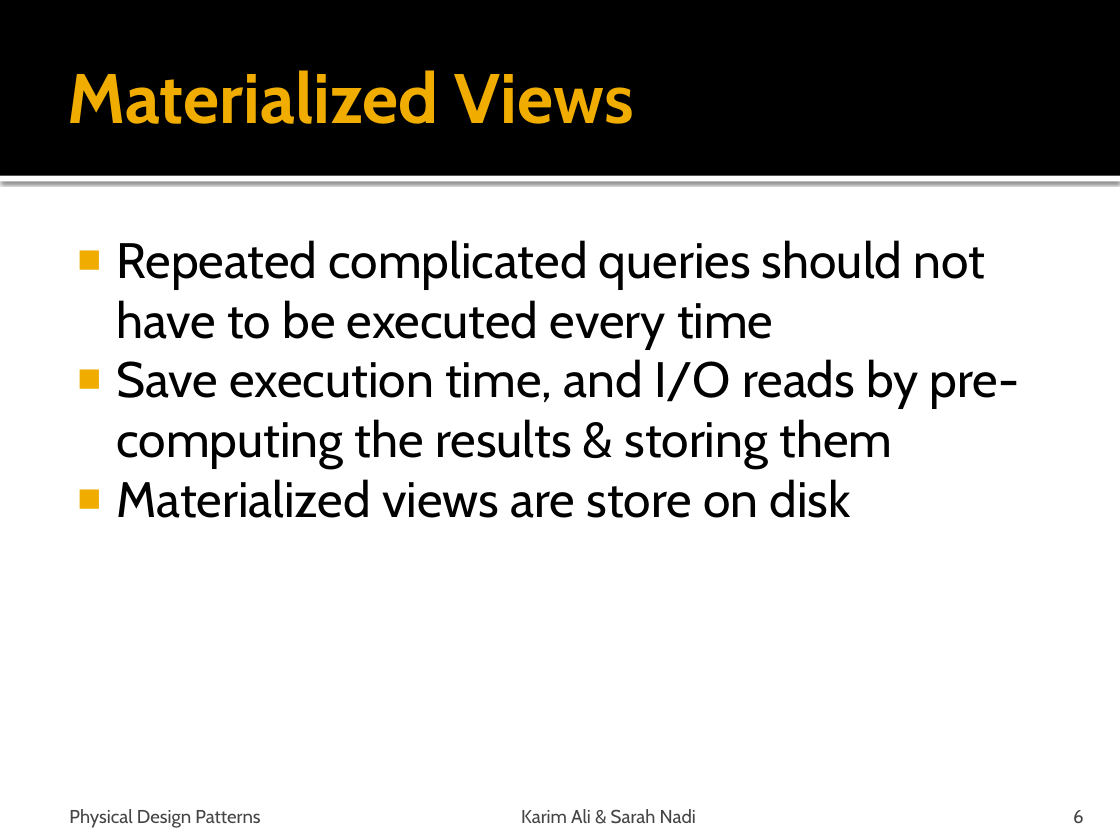
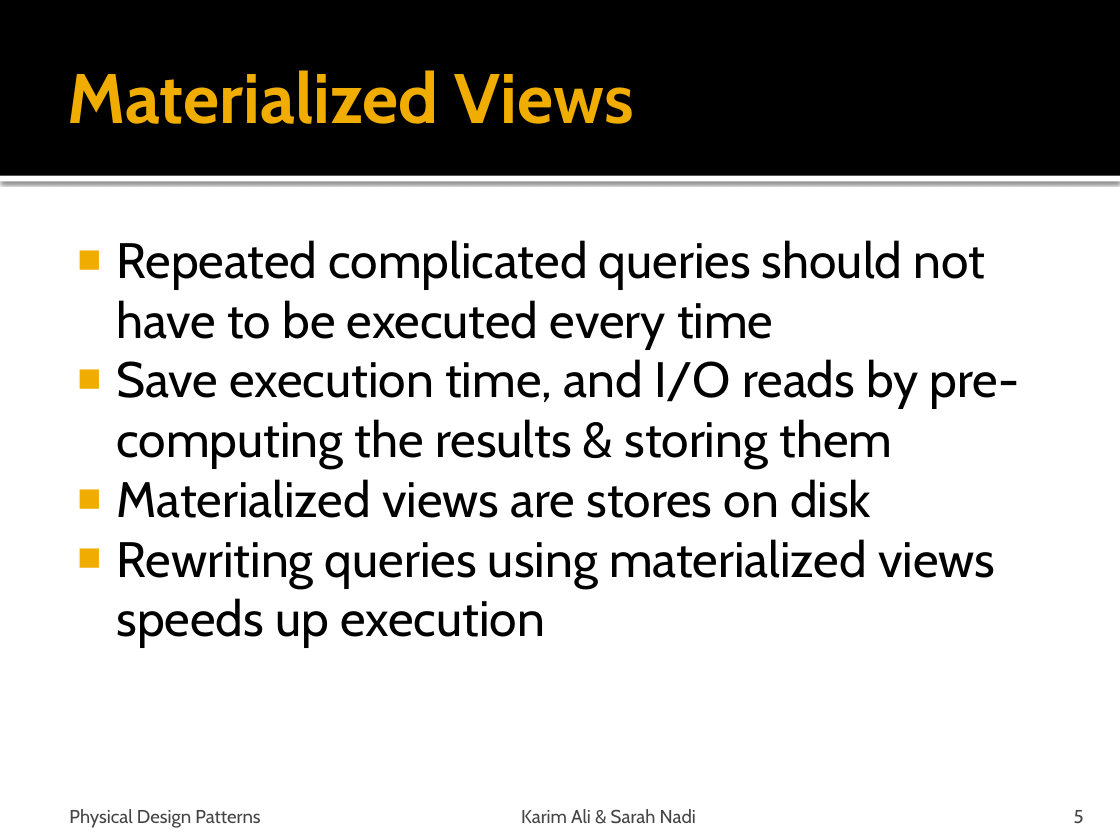
Before and after one commit to snadi/cs848-db, a slide deck: slide 5 of cs848-db/PhysDesignPres.pptx (slide 6 before the commit). Drawn at 1120x840 pixels with LibreOffice and Linux fonts; fonts in the diff are those of the drawing. Boxes give left, top, right and bottom in pixels: in the first picture for what was removed or moved away, otherwise in the second. Text is boxed around its words. In the diff, an @@ line names an element or a change of style, - is before the commit and + after.

```diff
--- a/cs848-db/PhysDesignPres.pptx
+++ b/cs848-db/PhysDesignPres.pptx
@@ text at (x1=116, y1=479, x2=995, y2=647): text changed @@
-■ Materialized views are store on disk
+■ Materialized views are stores on disk
+■ Rewriting queries using materialized views speeds up execution
@@ page number at (x1=1074, y1=810, x2=1084, y2=824): text changed @@
-6
+5
```
Also in this commit, not shown: 4 other slides changed, 1 slide added.
